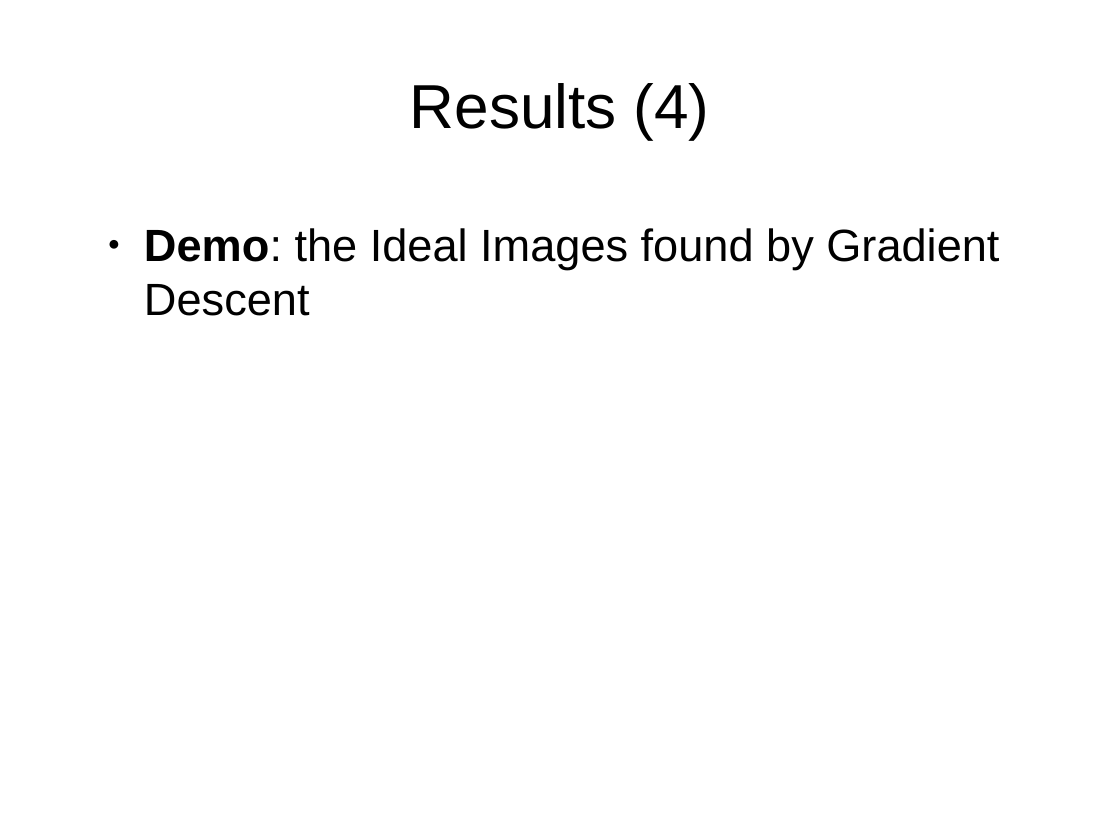
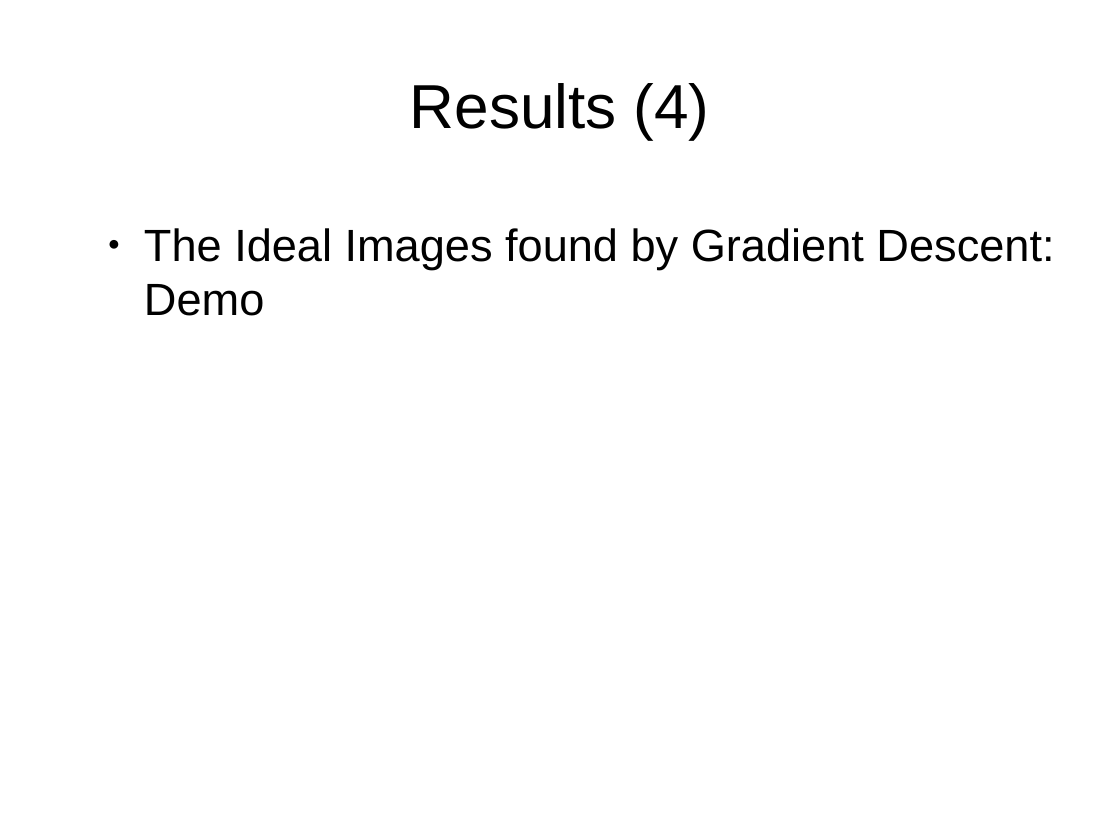
Before and after one commit to alessandro-giusti/rock-paper-scissors, a slide deck: slide 9 of Fabri/presentazione3.odp (slide 8 before the commit). Drawn at 1120x840 pixels with LibreOffice and Linux fonts; fonts in the diff are those of the drawing. Boxes give left, top, right and bottom in pixels: in the first picture for what was removed or moved away, otherwise in the second. Text is boxed around its words. In the diff, an @@ line names an element or a change of style, - is before the commit and + after.

```diff
--- a/Fabri/presentazione3.odp
+++ b/Fabri/presentazione3.odp
@@ text at [144,228,1054,316]: text changed @@
-● Demo: the Ideal Images found by Gradient Descent
+● The Ideal Images found by Gradient Descent: Demo
```
Also in this commit, not shown: 4 other slides changed, 2 slides added, 1 other file.
